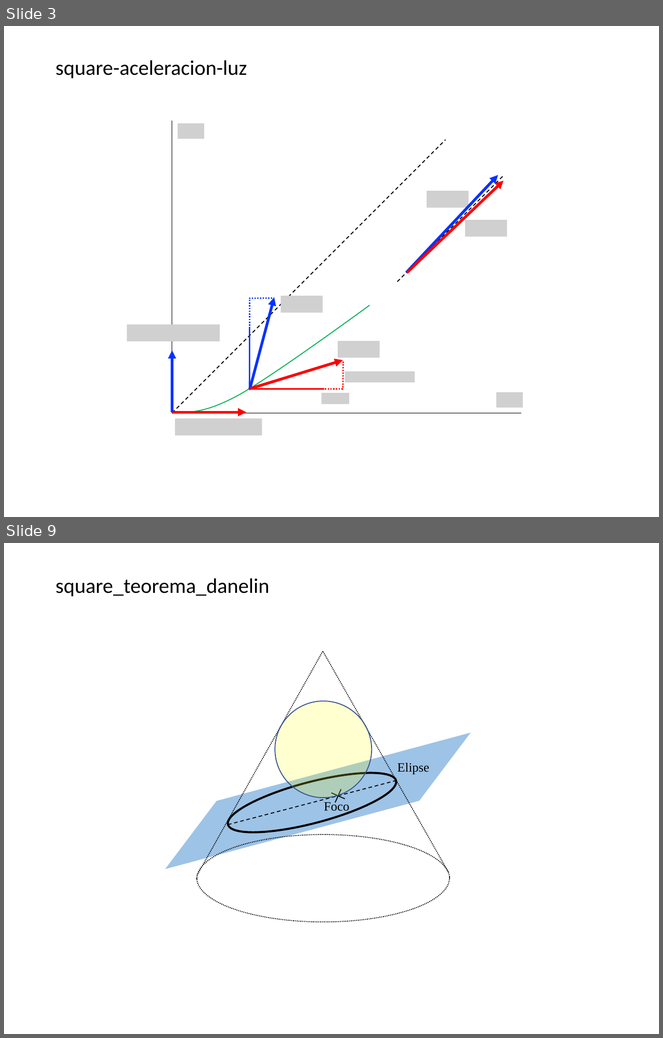
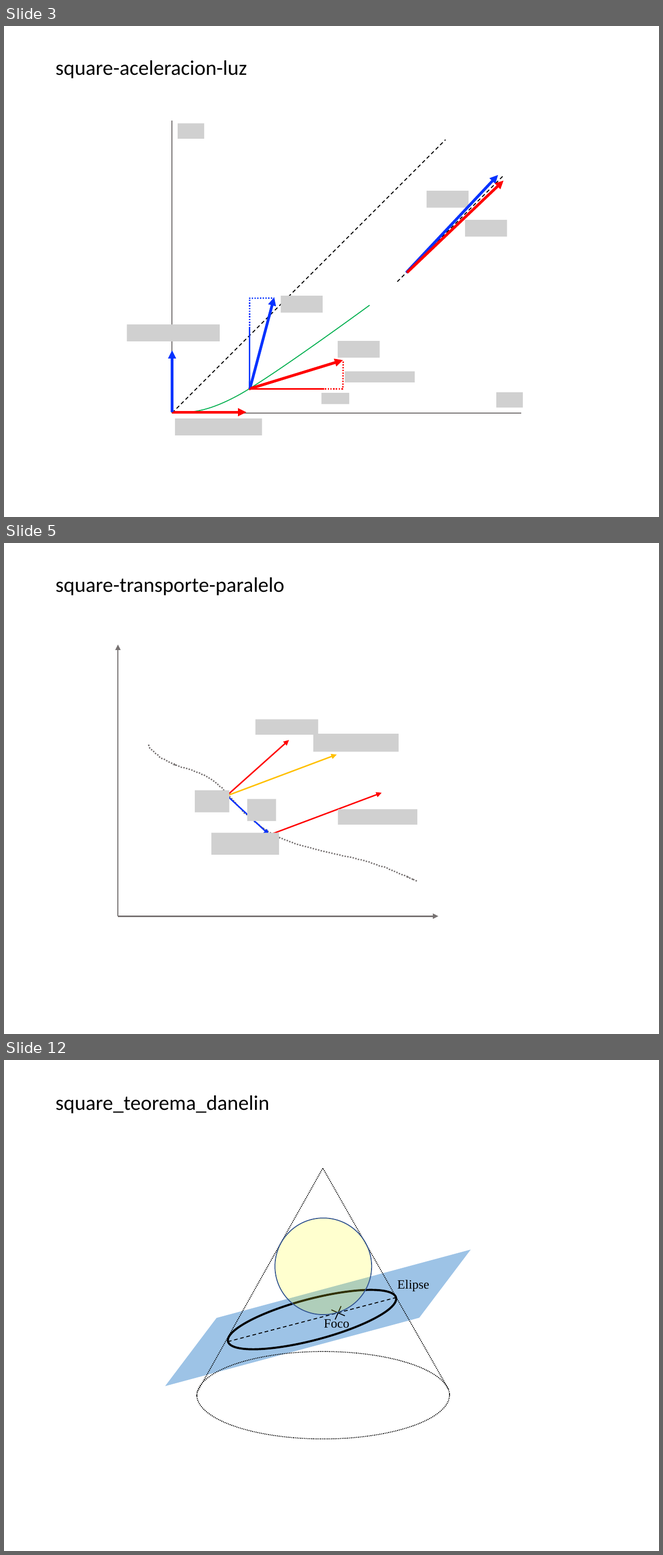
Before and after one commit to seap-udea/Relatividad-Zuluaga, a slide deck: figures/figures.pptx. Shown one above the other, each under a label of ours: slides 3 and 9 before the commit, slides 3, 5 and 12 after it; the slides between them are not shown. The pictures are 663x1038 and 663x1555 pixels, drawn with LibreOffice and Linux fonts; fonts in the diff are those of the drawing; grey boxes stand for pictures. Boxes give left, top, right and bottom in pixels: in the first picture for what was removed or moved away, otherwise in the second. Text is boxed around its words. In the diff, an @@ line names an element or a change of style, - is before the commit and + after.

```diff
--- a/figures/figures.pptx
+++ b/figures/figures.pptx
@@ slide 5 added at <box>4,543,659,1034</box>, background #FFFFFF @@
@@ title added at <box>55,577,284,596</box>, 23 pt, text #000000 @@
+square-transporte-paralelo
@@ group added at <box>118,644,438,916</box>: 6 arrows, 6 pictures, 1 freeform shape @@
@@ what was slide 9 is now slide 12 @@
```
Also in this commit, not shown: 3 other slides added, 1 slide removed, 31 other files.
